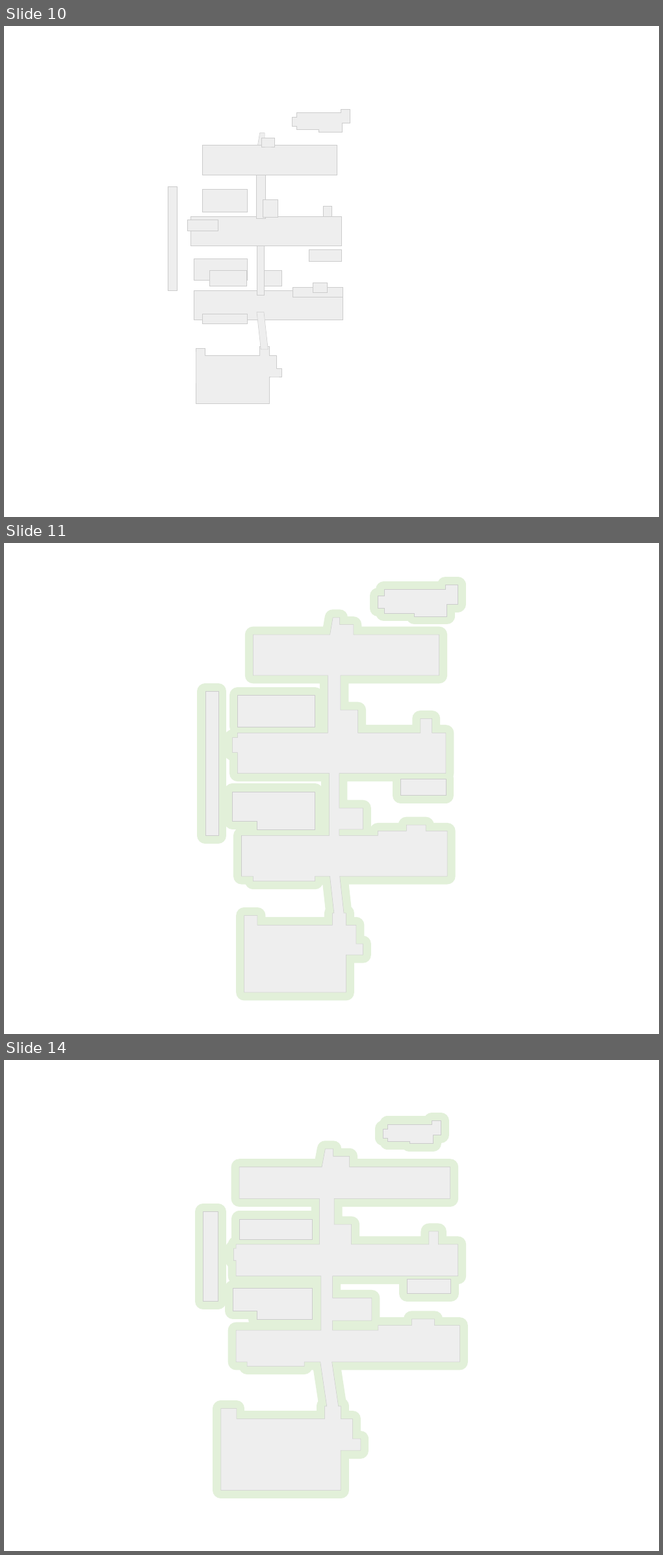
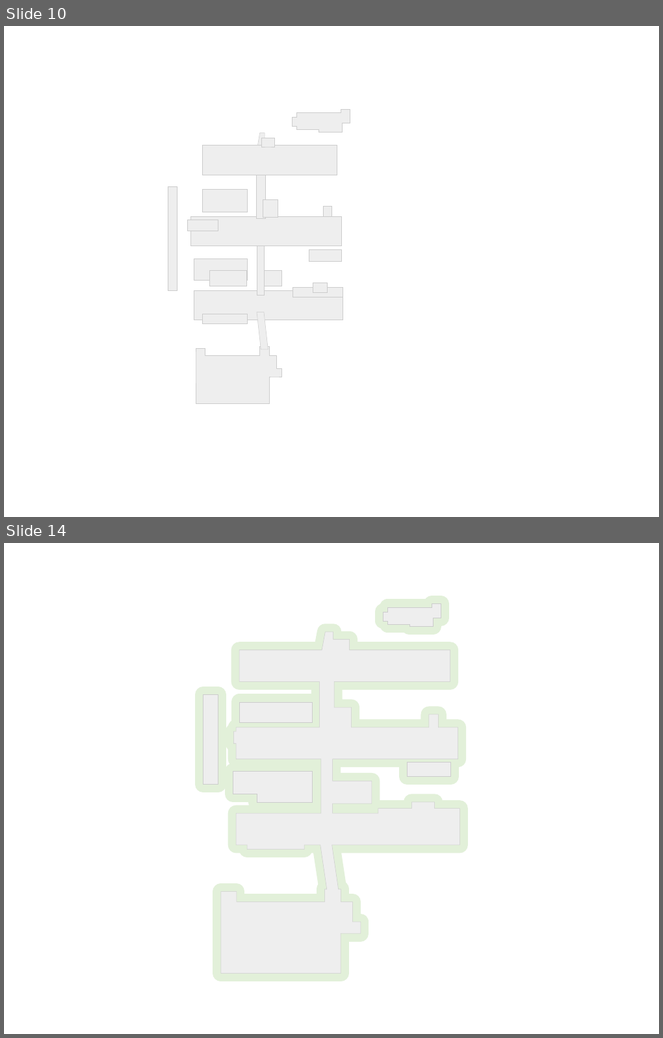
Before and after one commit to nearfactory/toinsai-kagaku, a slide deck: 2d/main.pptx. Shown one above the other, each under a label of ours: slides 10, 11 and 14 before the commit, slides 10 and 14 after it; the slides between them are not shown. The pictures are 663x1555 and 663x1038 pixels, drawn with LibreOffice and Linux fonts; fonts in the diff are those of the drawing. Boxes give left, top, right and bottom in pixels: in the first picture for what was removed or moved away, otherwise in the second. Text is boxed around its words. In the diff, an @@ line names an element or a change of style, - is before the commit and + after.

```diff
--- a/2d/main.pptx
+++ b/2d/main.pptx
@@ slide 11 removed at (4, 543, 659, 1034), background #FFFFFF @@
@@ freeform shape removed at (378, 585, 458, 616) @@
@@ freeform shape removed at (232, 617, 447, 993) @@
@@ rectangle removed at (206, 691, 218, 835) @@
@@ rectangle removed at (238, 696, 315, 727) @@
@@ group removed at (206, 585, 458, 993): 3 rectangles, 3 freeform shapes @@
@@ freeform shape removed at (232, 792, 315, 830) @@
@@ rectangle removed at (401, 779, 446, 796) @@
```
Also in this commit, not shown: 3 slides added, 2 other slides removed, 4 other files.
